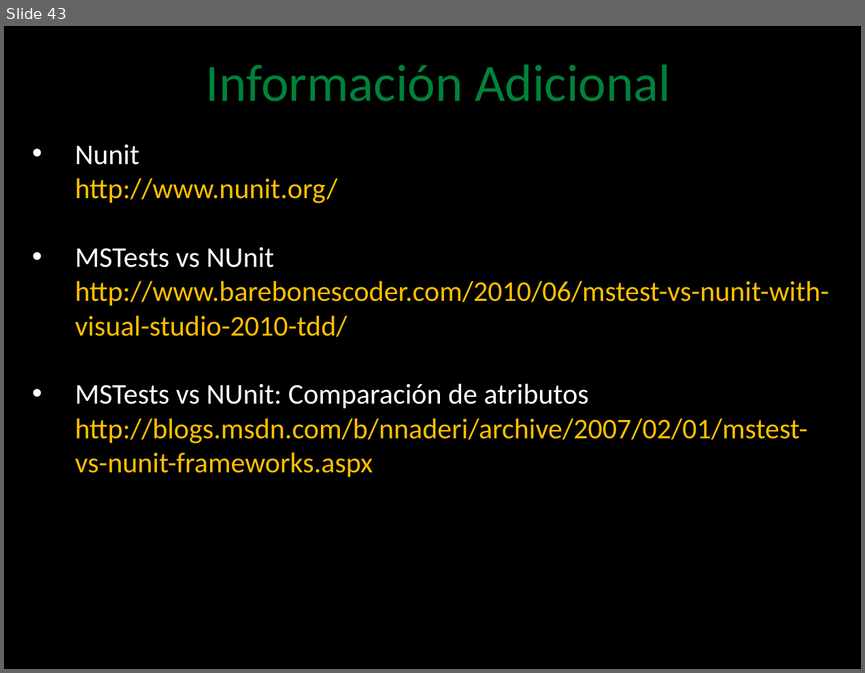
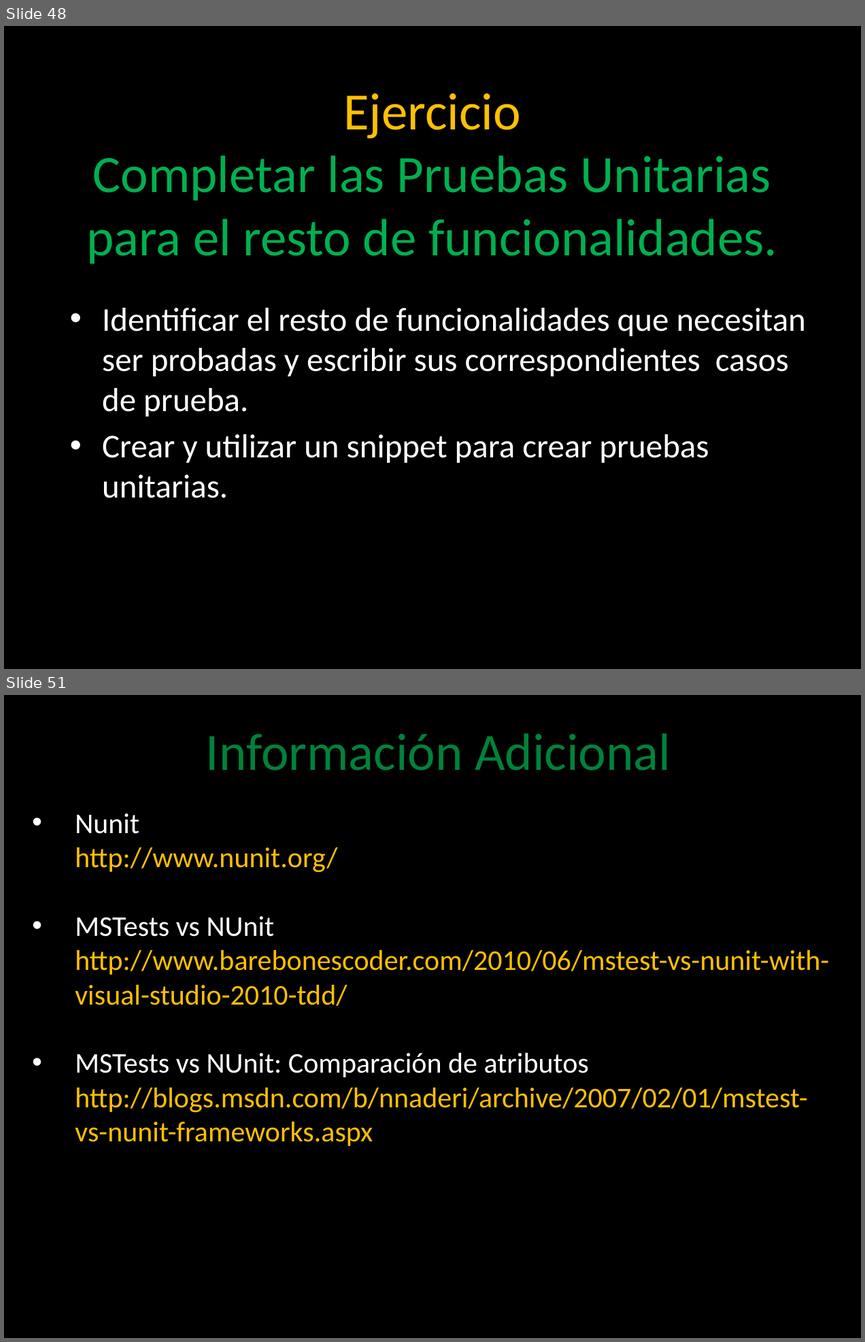
Before and after one commit to angelnunezsalazar/Test-Automation-NET, a slide deck: Diapositivas/Test Automation .NET.pptx. Shown one above the other, each under a label of ours: slide 43 before the commit, slides 48 and 51 after it; the slides between them are not shown. The pictures are 865x673 and 865x1342 pixels, drawn with LibreOffice and Linux fonts; fonts in the diff are those of the drawing; background and template pictures are left out. Boxes give left, top, right and bottom in pixels: in the first picture for what was removed or moved away, otherwise in the second. Text is boxed around its words. In the diff, an @@ line names an element or a change of style, - is before the commit and + after.

Commit message:
Nuevo Ejercicio: Técnicas y Prácticas al escribir Unit Tests

```diff
--- a/Diapositivas/Test Automation .NET.pptx
+++ b/Diapositivas/Test Automation .NET.pptx
@@ slide 48 added at <box>4,26,861,669</box>, background picture (left out) @@
@@ title added at <box>86,93,777,264</box>, 44 pt, text #00B050 @@
+Ejercicio
+Completar las Pruebas Unitarias para el resto de funcionalidades.
@@ text added at <box>102,308,806,498</box>, 28 pt, text #FFFFFF @@
+• Identificar el resto de funcionalidades que necesitan ser probadas y escribir sus correspondientes casos de prueba.
+• Crear y utilizar un snippet para crear pruebas unitarias.
@@ what was slide 43 is now slide 51 @@
```
Also in this commit, not shown: 5 slides changed, 12 other slides added, 5 slides removed, 45 other files.
